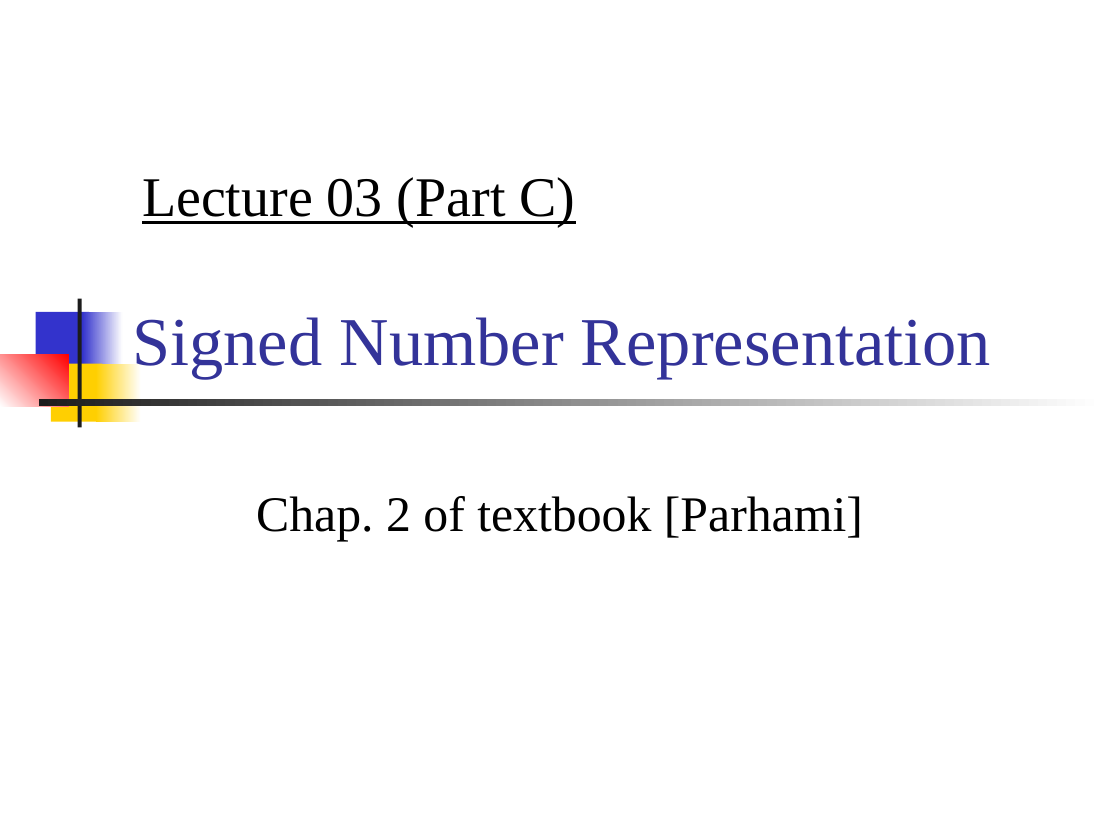
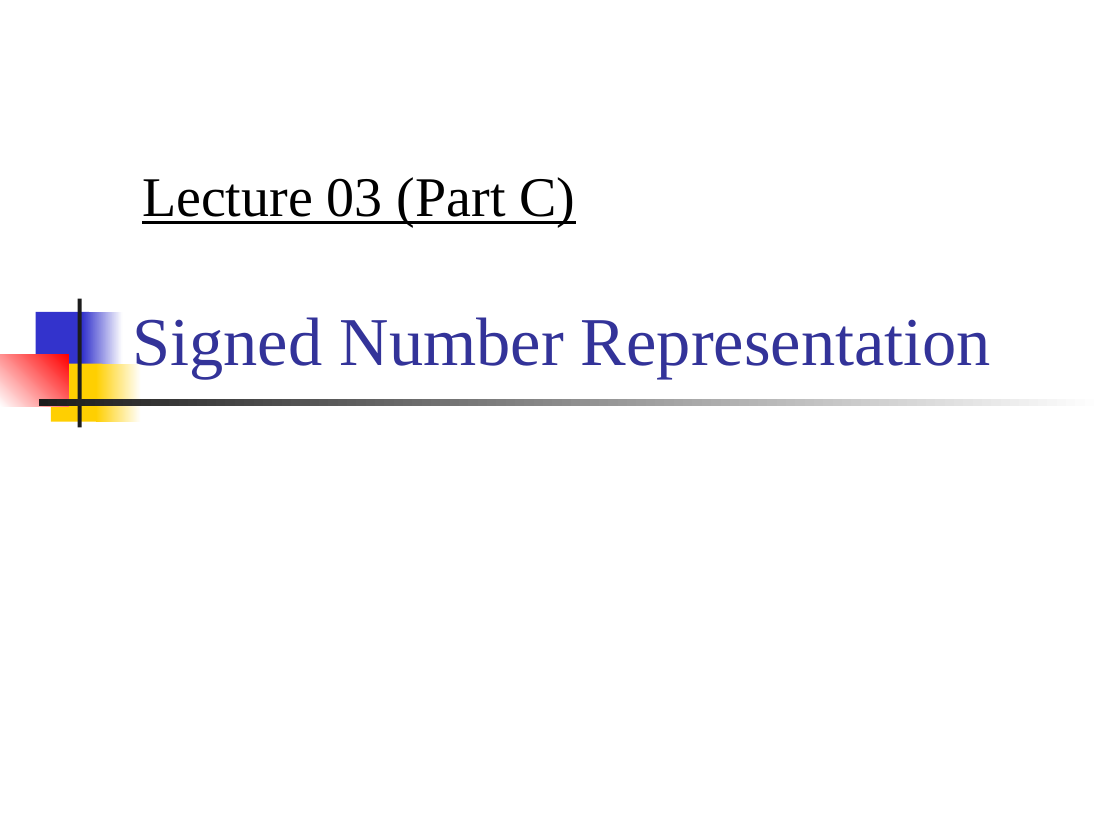
Before and after one commit to CGUSystemCourses/CompArith-2016, a slide deck: slide 1 of Lectures/lec03-numb_syst/lec03c-signed_numb.ppt. Drawn at 1120x840 pixels with LibreOffice and Linux fonts; fonts in the diff are those of the drawing. Boxes give left, top, right and bottom in pixels: in the first picture for what was removed or moved away, otherwise in the second. Text is boxed around its words. In the diff, an @@ line names an element or a change of style, - is before the commit and + after.

```diff
--- a/Lectures/lec03-numb_syst/lec03c-signed_numb.ppt
+++ b/Lectures/lec03-numb_syst/lec03c-signed_numb.ppt
@@ subtitle removed at [256,496,863,541] @@
-Chap. 2 of textbook [Parhami]
```
Also in this commit, not shown: 3 other files.
